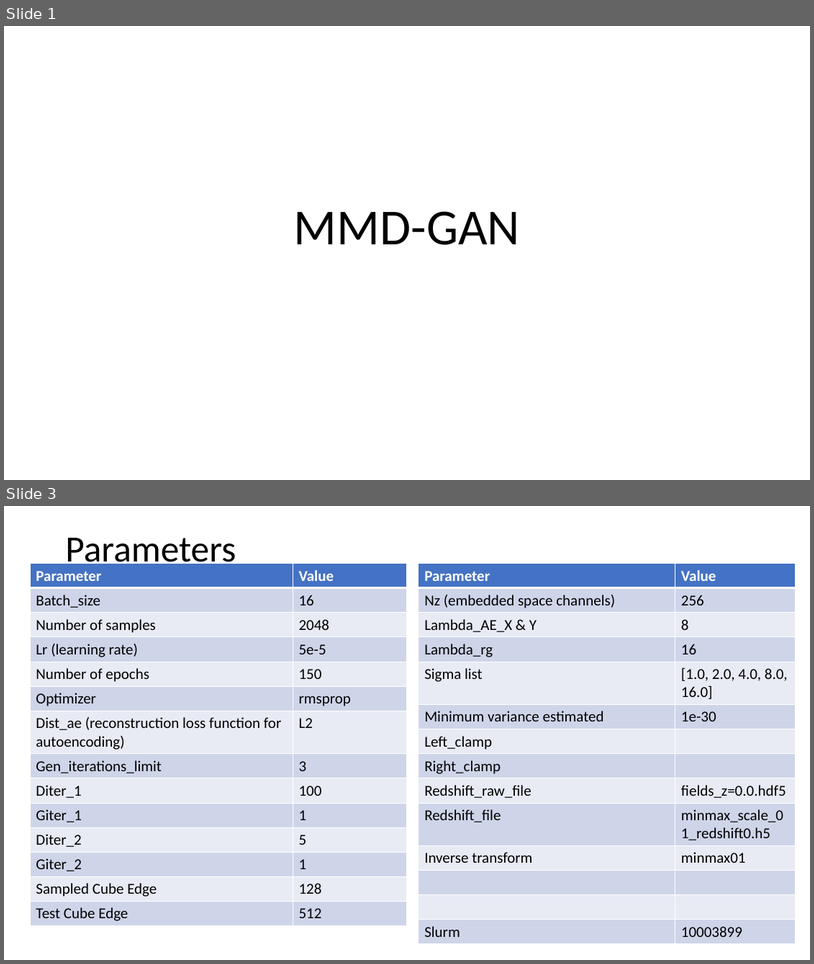
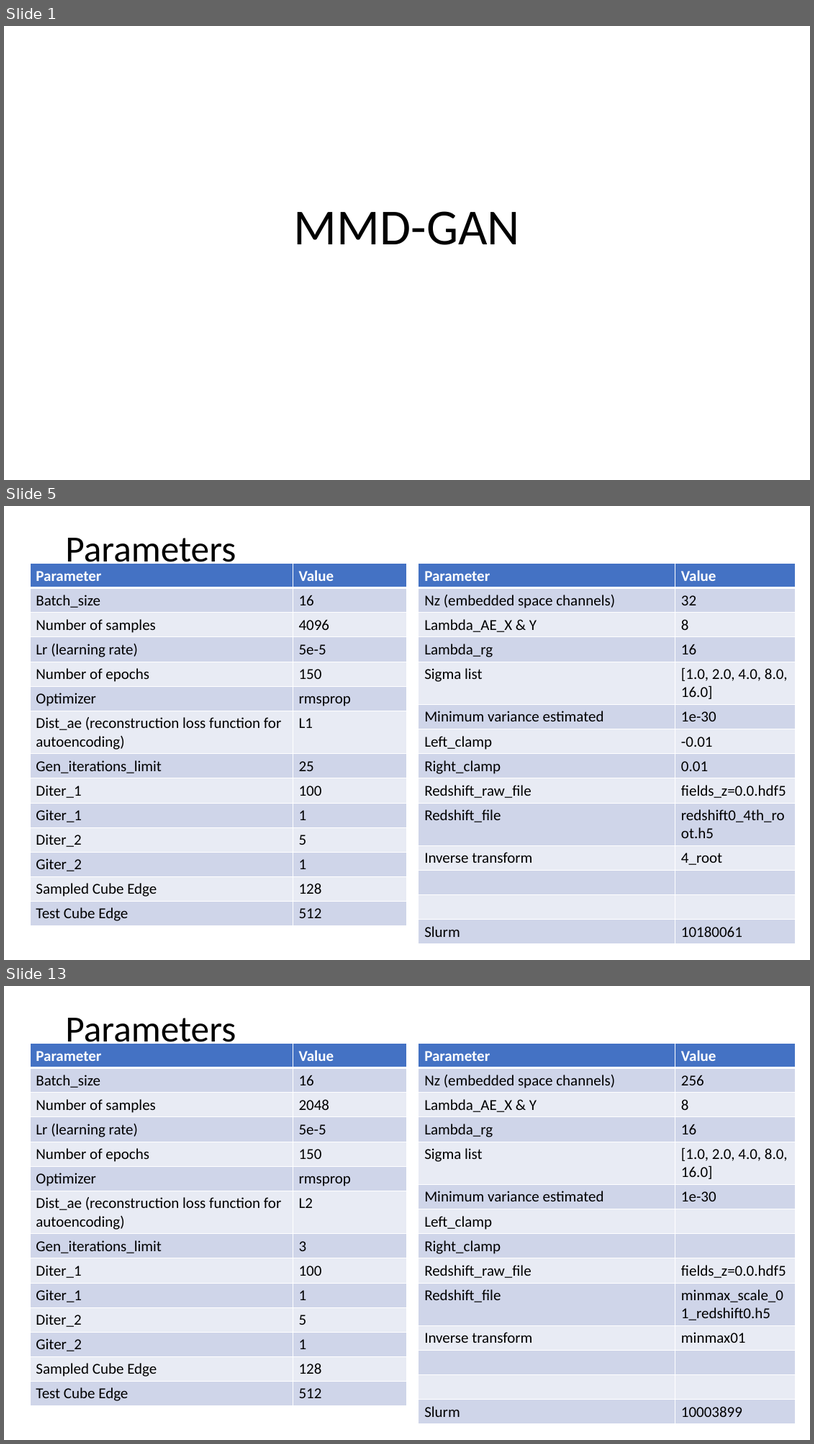
Before and after one commit to NYU-CDS-Capstone-Project/HydroGAN, a slide deck: mmd_gan/mmd_gan_deck.pptx. Shown one above the other, each under a label of ours: slides 1 and 3 before the commit, slides 1, 5 and 13 after it; the slides between them are not shown. The pictures are 814x964 and 814x1444 pixels, drawn with LibreOffice and Linux fonts; fonts in the diff are those of the drawing. Boxes give left, top, right and bottom in pixels: in the first picture for what was removed or moved away, otherwise in the second. Text is boxed around its words. In the diff, an @@ line names an element or a change of style, - is before the commit and + after.

```diff
--- a/mmd_gan/mmd_gan_deck.pptx
+++ b/mmd_gan/mmd_gan_deck.pptx
@@ slide 5 added at bbox=[4, 506, 810, 960], background #FFFFFF @@
@@ title added at bbox=[65, 538, 236, 571], 44 pt, text #000000 @@
+Parameters
@@ table added at bbox=[30, 564, 407, 924], 14 rows, 2 columns @@
+Parameter | Value
+Batch_size | 16
+Number of samples | 4096
+Lr (learning rate) | 5e-5
+Number of epochs | 150
+Optimizer | rmsprop
+Dist_ae (reconstruction loss function for autoencoding) | L1
+Gen_iterations_limit | 25
+Diter_1 | 100
+Giter_1 | 1
+Diter_2 | 5
+Giter_2 | 1
+Sampled Cube Edge | 128
+Test Cube Edge | 512
@@ table added at bbox=[419, 564, 797, 939], 14 rows, 2 columns @@
+Parameter | Value
+Nz (embedded space channels) | 32
+Lambda_AE_X & Y | 8
+Lambda_rg | 16
+Sigma list | [1.0, 2.0, 4.0, 8.0, 16.0]
+Minimum variance estimated | 1e-30
+Left_clamp | -0.01
+Right_clamp | 0.01
+Redshift_raw_file | fields_z=0.0.hdf5
+Redshift_file | redshift0_4th_root.h5
+Inverse transform | 4_root
+ | 
+ | 
+Slurm | 10180061
@@ what was slide 3 is now slide 13 @@
```
Also in this commit, not shown: 2 slides changed, 9 other slides added, 3 other files.
